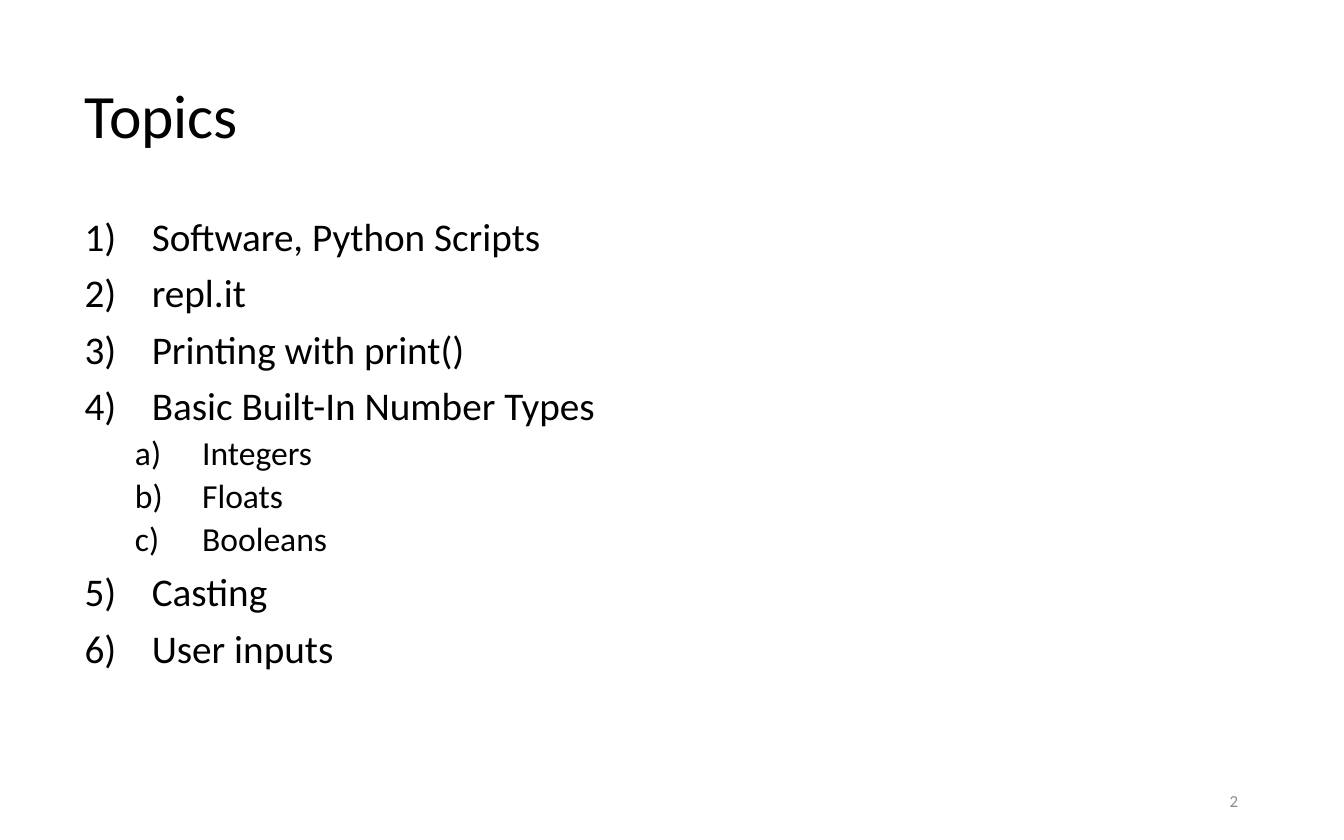
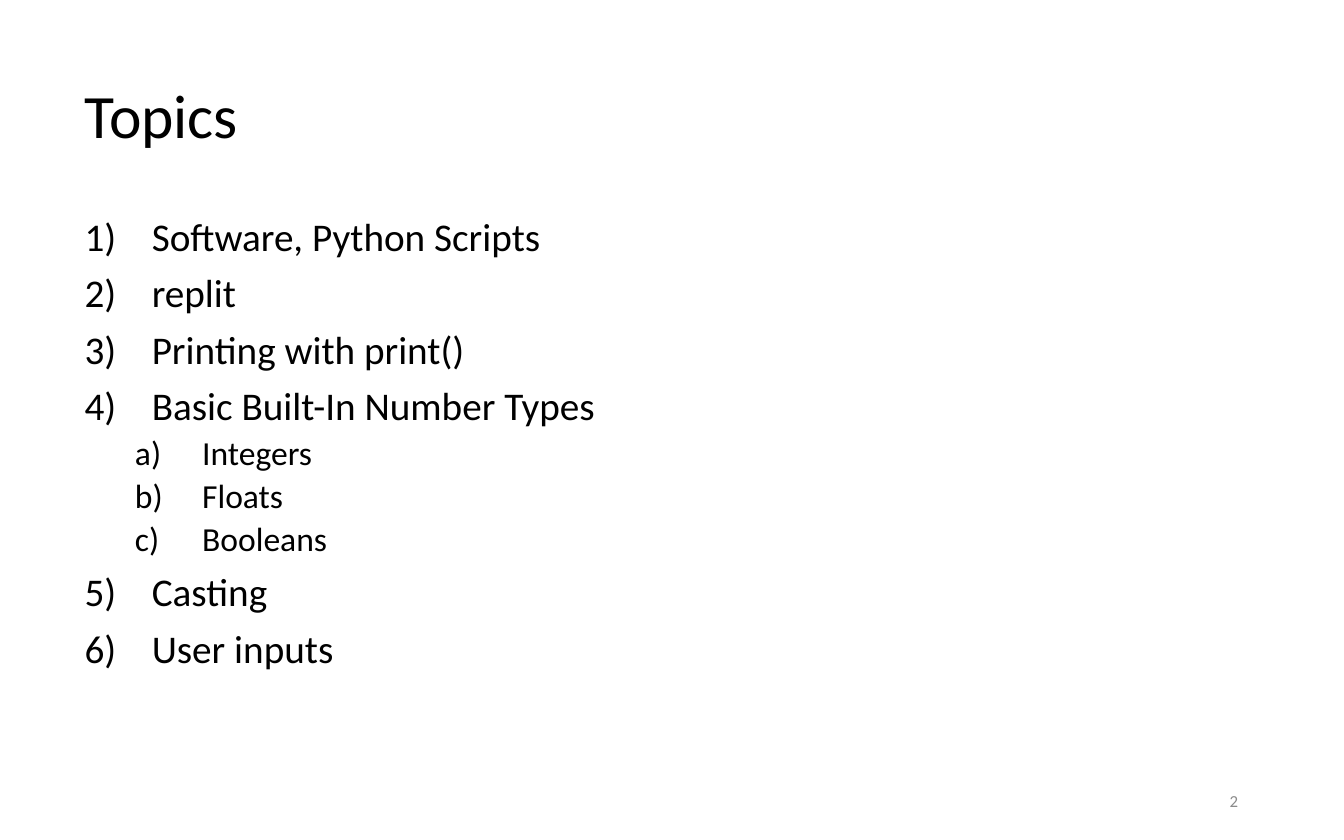
Before and after one commit to LongBaoNguyen/longbaonguyen.github.io, a slide deck: slide 2 of courses/apcsp/lect1.pptx. Drawn at 1344x840 pixels with LibreOffice and Linux fonts; fonts in the diff are those of the drawing. Boxes give left, top, right and bottom in pixels: in the first picture for what was removed or moved away, otherwise in the second. Text is boxed around its words. In the diff, an @@ line names an element or a change of style, - is before the commit and + after.

```diff
--- a/courses/apcsp/lect1.pptx
+++ b/courses/apcsp/lect1.pptx
@@ text at (152,279,236,314): text changed @@
-2) repl.it
+2) replit
```
Also in this commit, not shown: 2 other slides changed, 5 other files.
